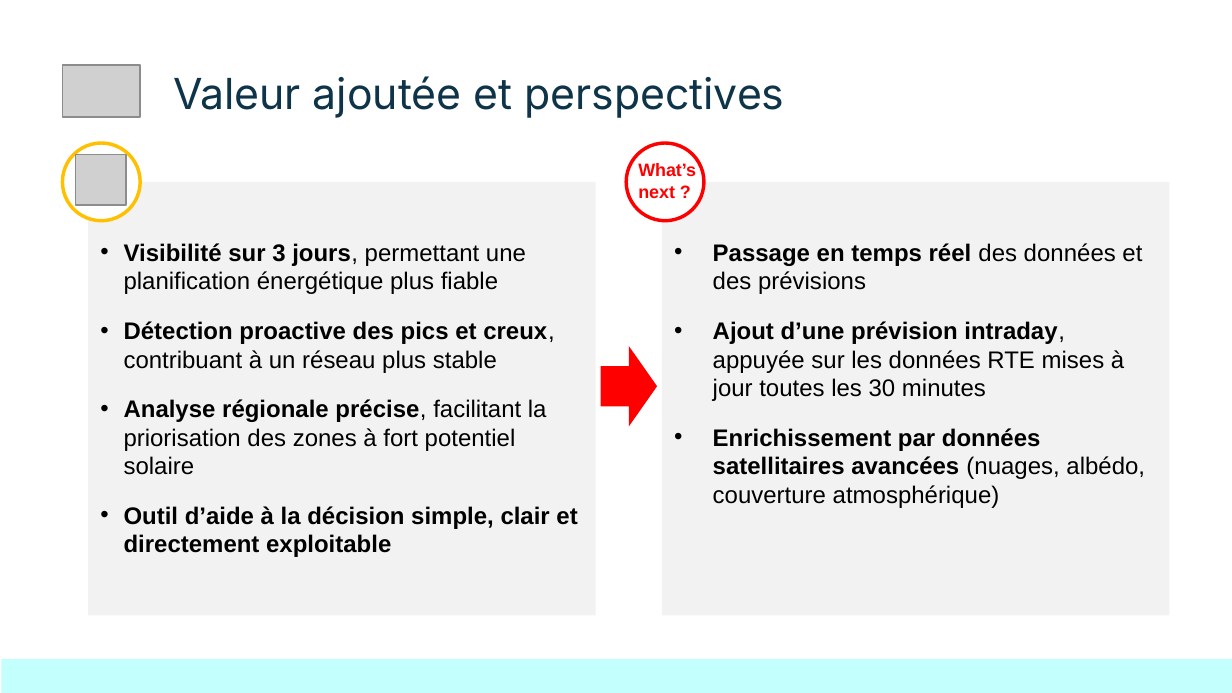
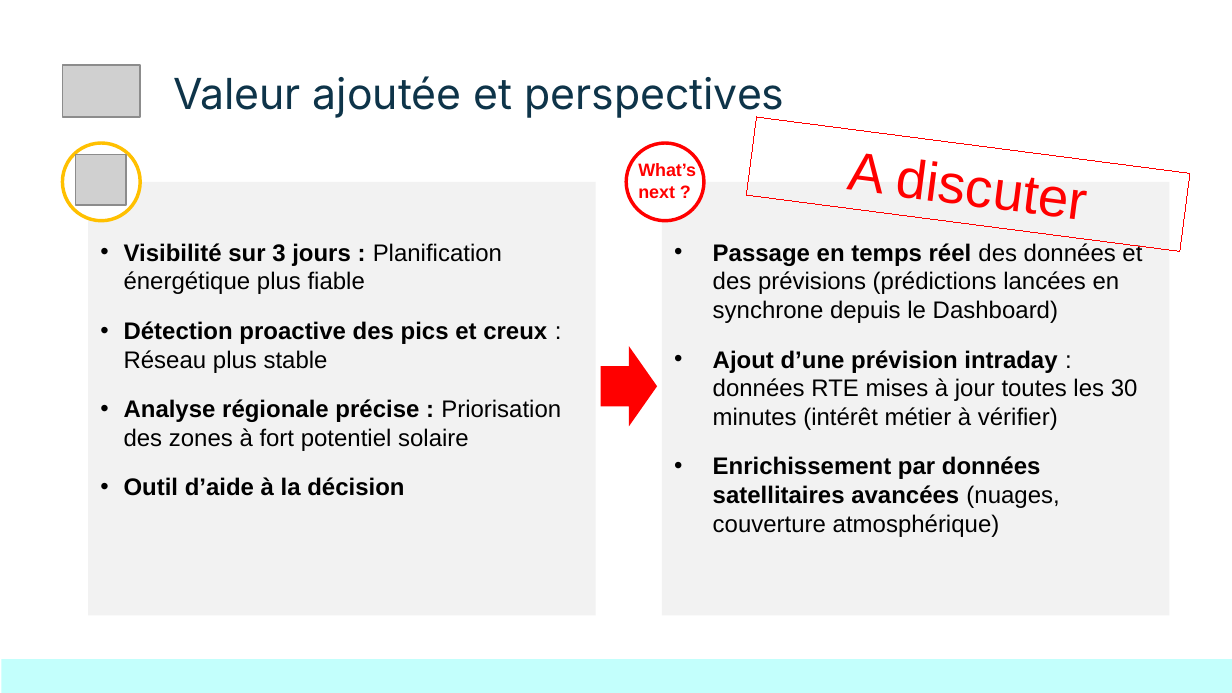
Before and after one commit to Sheikoh/REnergies_efficiency_prediction, a slide deck: slide 10 of presentation/dsfs_ft_36_Projet_REnergies_efficiency_prediction.pptx. Drawn at 1232x693 pixels with LibreOffice and Linux fonts; fonts in the diff are those of the drawing; grey boxes stand for pictures. Boxes give left, top, right and bottom in pixels: in the first picture for what was removed or moved away, otherwise in the second. Text is boxed around its words. In the diff, an @@ line names an element or a change of style, - is before the commit and + after.

Commit message:
Mise à jour suivi et présentation

```diff
--- a/presentation/dsfs_ft_36_Projet_REnergies_efficiency_prediction.pptx
+++ b/presentation/dsfs_ft_36_Projet_REnergies_efficiency_prediction.pptx
@@ rectangle added at (746,118,1190,252), outline #FF0000 0.75 pt, 32 pt, text #FF0000 @@
+A discuter
@@ text in rectangle at (124,243,561,496): text changed; bold on @@
-• Visibilité sur 3 jours, permettant une planification énergétique plus fiable
-• Détection proactive des pics et creux, contribuant à un réseau plus stable
-• Analyse régionale précise, facilitant la priorisation des zones à fort potentiel solaire
-• Outil d’aide à la décision simple, clair et directement exploitable
+• Visibilité sur 3 jours : Planification énergétique plus fiable
+• Détection proactive des pics et creux : Réseau plus stable
+• Analyse régionale précise : Priorisation des zones à fort potentiel solaire
+• Outil d’aide à la décision
@@ text in rectangle at (713,242,1142,537): text changed @@
-• Passage en temps réel des données et des prévisions
-• Ajout d’une prévision intraday, appuyée sur les données RTE mises à jour toutes les 30 minutes
-• Enrichissement par données satellitaires avancées (nuages, albédo, couverture atmosphérique)
+• Passage en temps réel des données et des prévisions (prédictions lancées en synchrone depuis le Dashboard)
+• Ajout d’une prévision intraday : données RTE mises à jour toutes les 30 minutes (intérêt métier à vérifier)
+• Enrichissement par données satellitaires avancées (nuages, couverture atmosphérique)
```
Also in this commit, not shown: 2 other slides changed, 1 other file.
